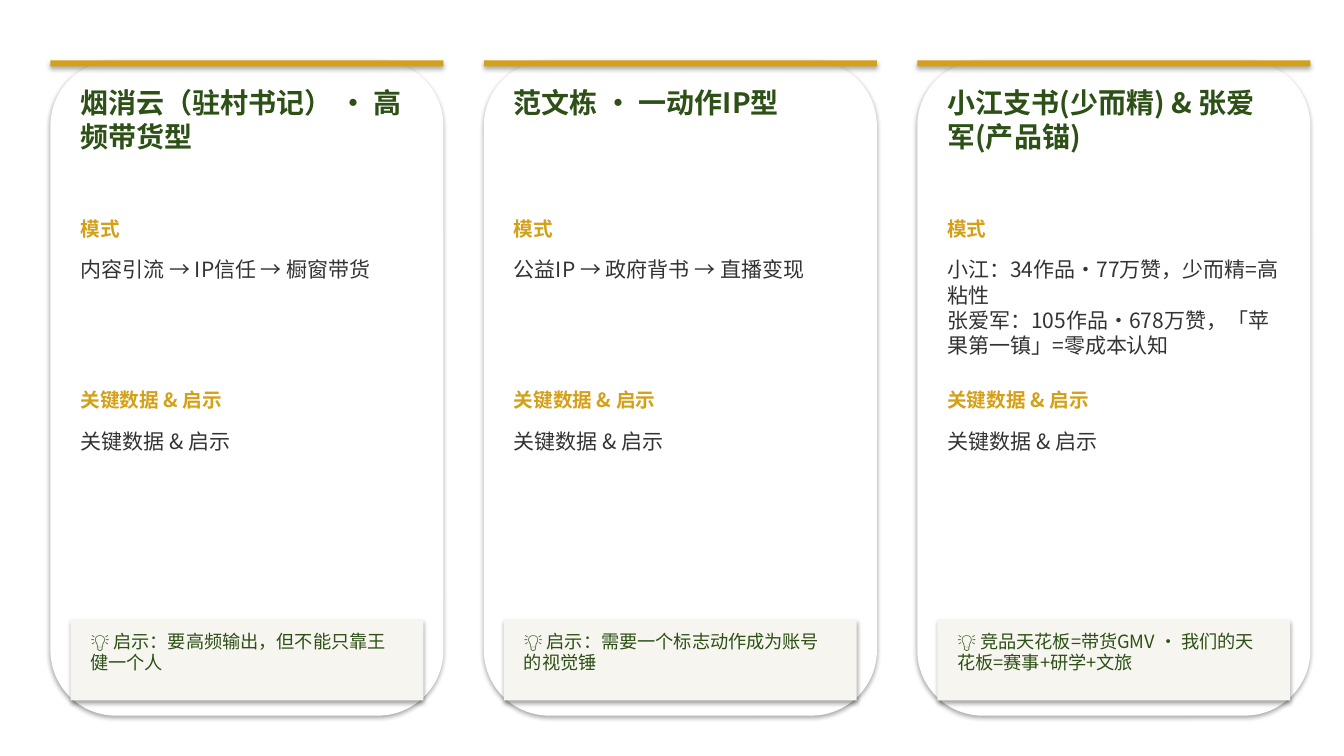
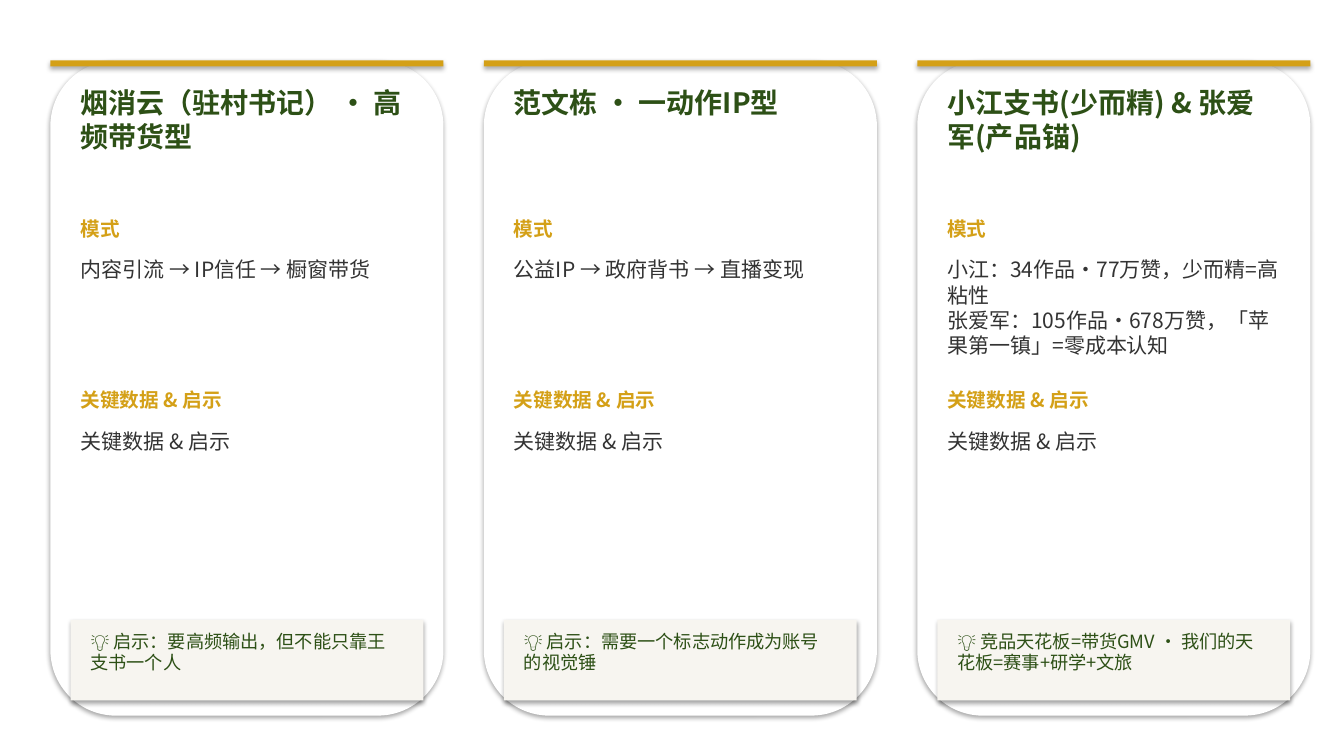
Before and after one commit to 975801846-star/workspace-outputs, a slide deck: slide 9 of tunjunying/plan_v2.pptx. Drawn at 1344x756 pixels with LibreOffice and Linux fonts; fonts in the diff are those of the drawing. Boxes give left, top, right and bottom in pixels: in the first picture for what was removed or moved away, otherwise in the second. Text is boxed around its words. In the diff, an @@ line names an element or a change of style, - is before the commit and + after.

Commit message:
fix: 全局替换「王健」→「王支书」

```diff
--- a/tunjunying/plan_v2.pptx
+++ b/tunjunying/plan_v2.pptx
@@ text at (91,632,385,671): text changed @@
-💡 启示：要高频输出，但不能只靠王健一个人
+💡 启示：要高频输出，但不能只靠王支书一个人
```
Also in this commit, not shown: 3 other slides changed, 1 other file.
